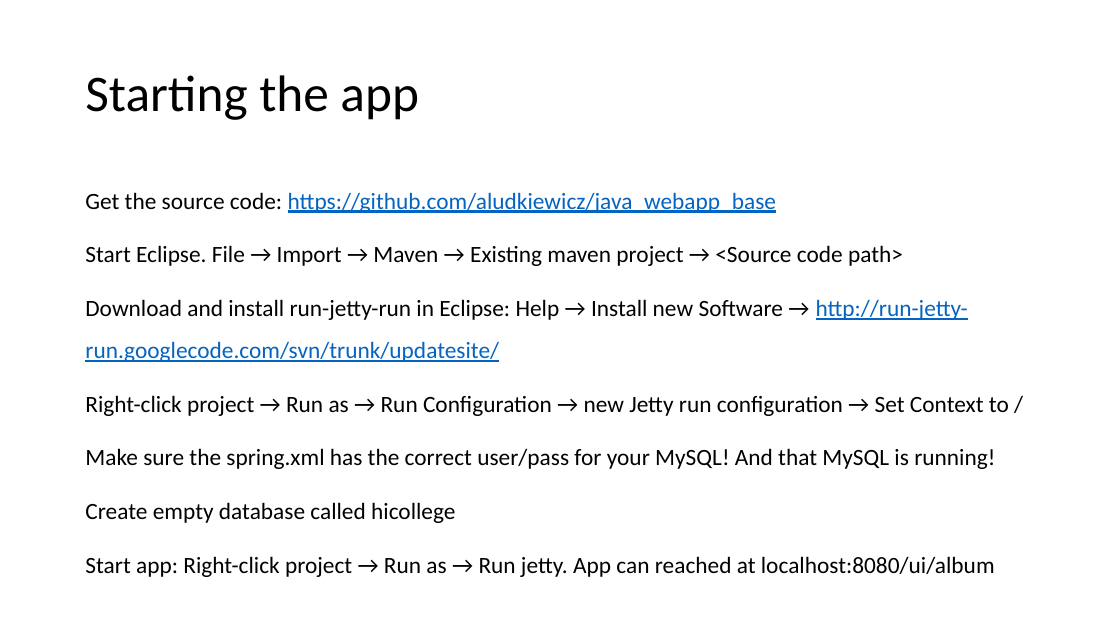
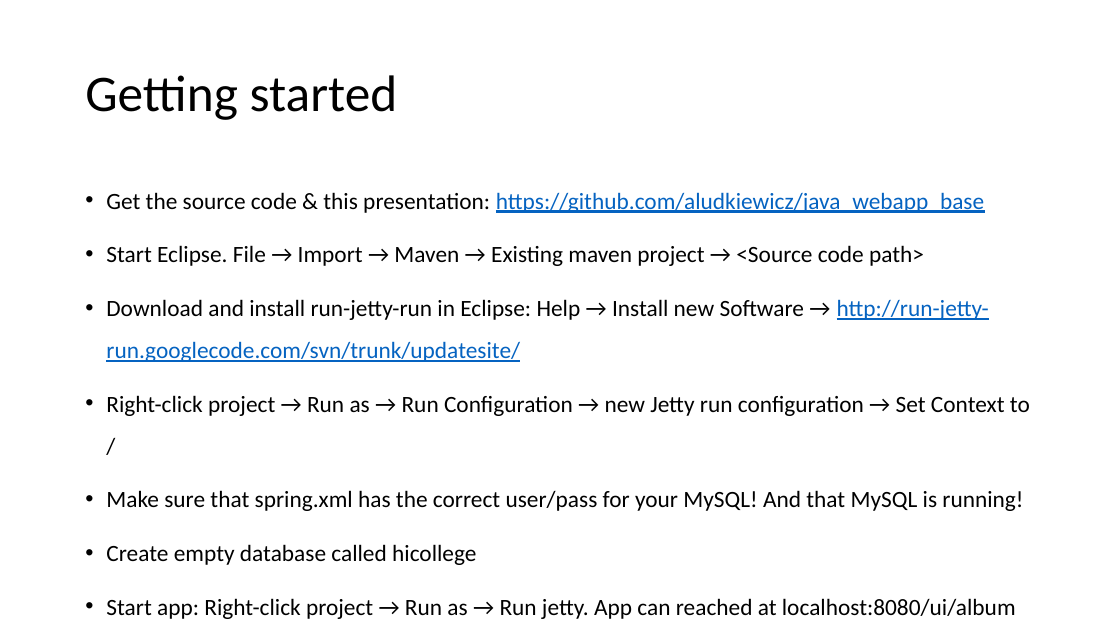
Before and after one commit to aludkiewicz/java_webapp_base, a slide deck: slide 27 of Webapp_java.pptx. Drawn at 1120x630 pixels with LibreOffice and Linux fonts; fonts in the diff are those of the drawing. Boxes give left, top, right and bottom in pixels: in the first picture for what was removed or moved away, otherwise in the second. Text is boxed around its words. In the diff, an @@ line names an element or a change of style, - is before the commit and + after.

```diff
--- a/Webapp_java.pptx
+++ b/Webapp_java.pptx
@@ title at (85, 75, 398, 120): text changed @@
-Starting the app
+Getting started
@@ text at (106, 192, 984, 213): text changed @@
-Get the source code: https://github.com/aludkiewicz/java_webapp_base
+• Get the source code & this presentation: https://github.com/aludkiewicz/java_webapp_base
@@ text at (106, 245, 1030, 619): bullet none to • @@
@@ text at (106, 490, 1023, 511): text changed @@
-Make sure the spring.xml has the correct user/pass for your MySQL! And that MySQL is running!
+• Make sure that spring.xml has the correct user/pass for your MySQL! And that MySQL is running!
```
Also in this commit, not shown: 3 other slides changed, 1 slide added, 1 other file.
